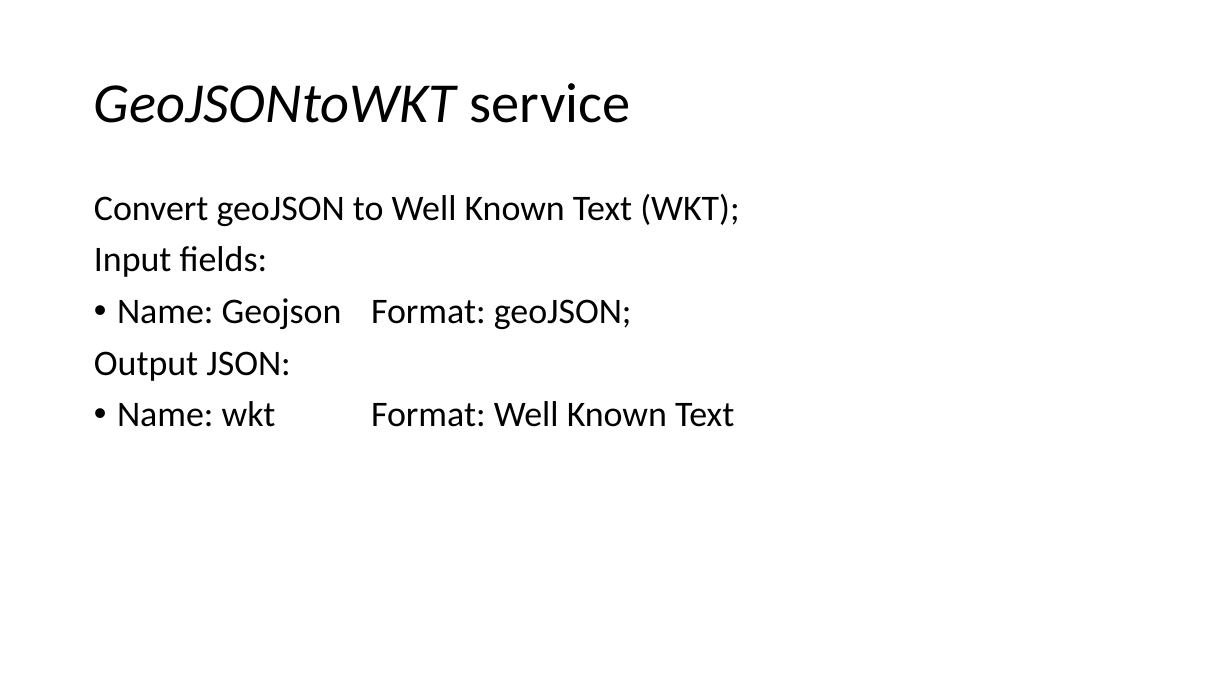
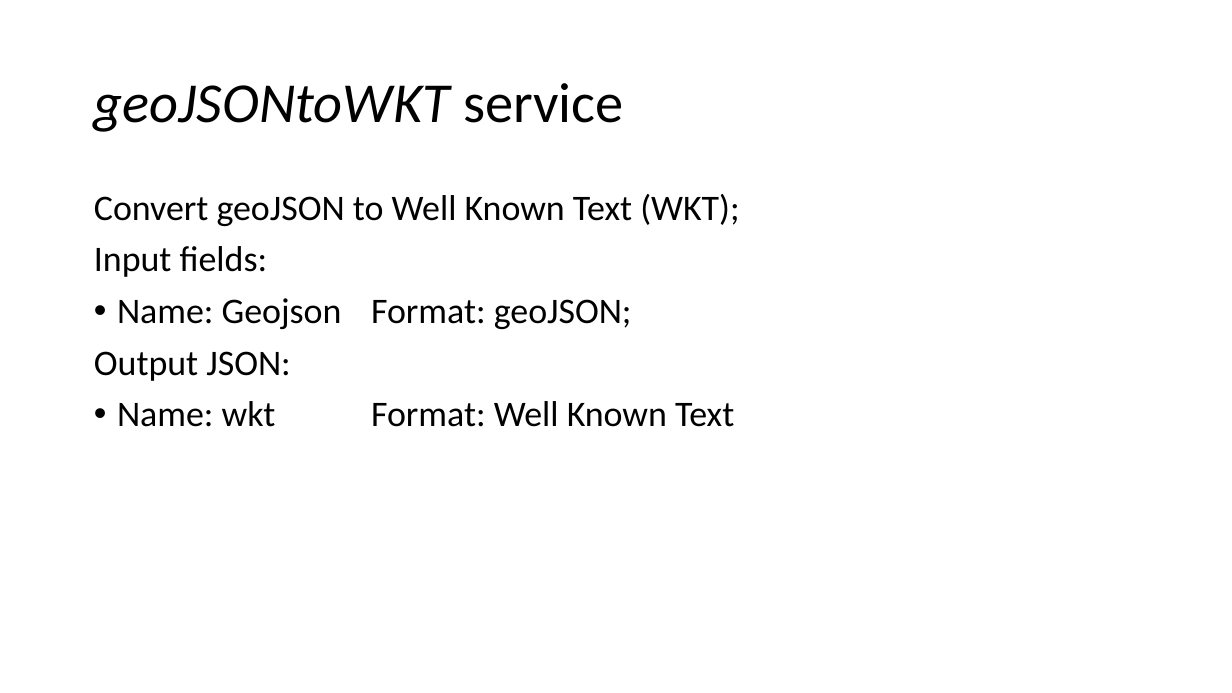
Before and after one commit to smallAreaHealthStatisticsUnit/rapidInquiryFacility, a slide deck: slide 28 of rifNodeServices/NodeGeoSpatialServices.pptx. Drawn at 1232x693 pixels with LibreOffice and Linux fonts; fonts in the diff are those of the drawing. Boxes give left, top, right and bottom in pixels: in the first picture for what was removed or moved away, otherwise in the second. Text is boxed around its words. In the diff, an @@ line names an element or a change of style, - is before the commit and + after.

```diff
--- a/rifNodeServices/NodeGeoSpatialServices.pptx
+++ b/rifNodeServices/NodeGeoSpatialServices.pptx
@@ title at (94, 83, 624, 132): text changed @@
-GeoJSONtoWKT service
+geoJSONtoWKT service
```
Also in this commit, not shown: 5 other slides changed, 3 other files.
